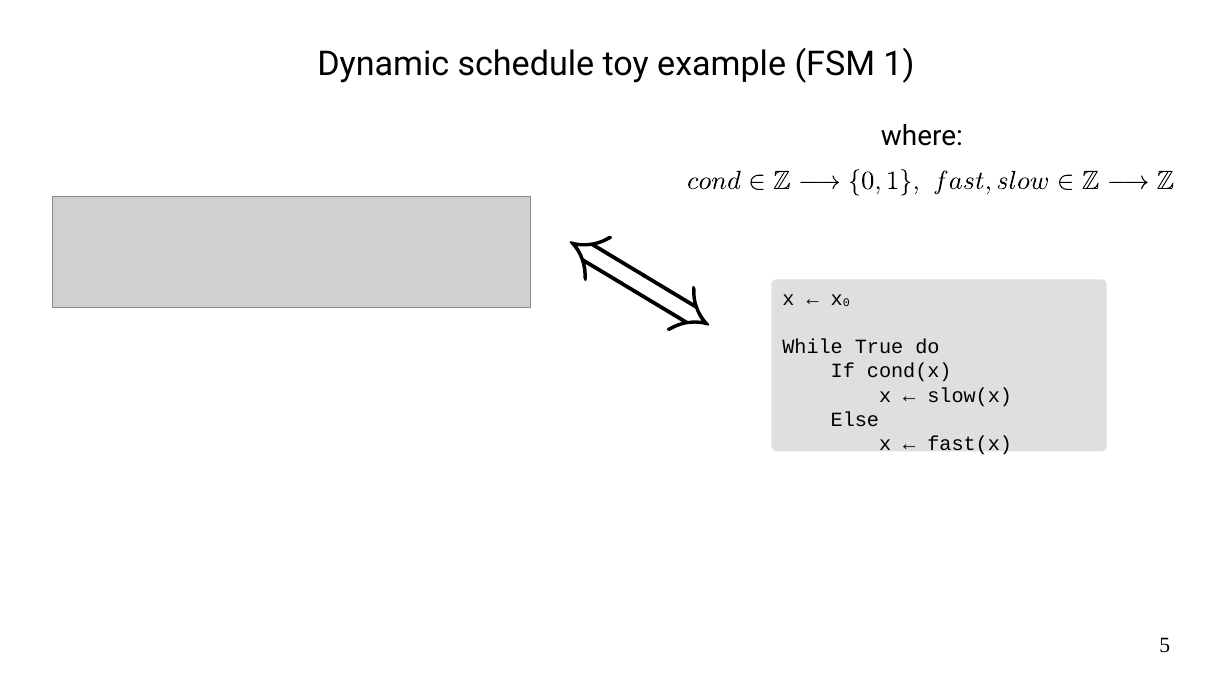
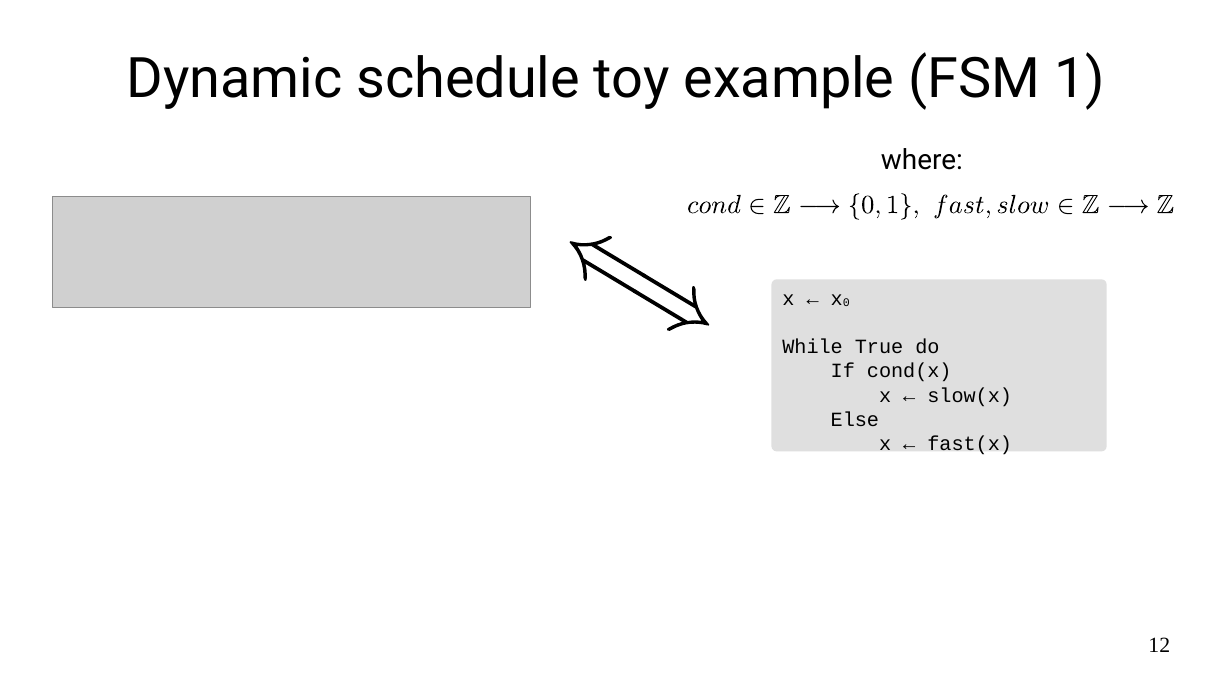
Before and after one commit to ulysse-lh/stage2024, a slide deck: slide 12 of slides/pres.odp (slide 5 before the commit). Drawn at 1232x693 pixels with LibreOffice and Linux fonts; fonts in the diff are those of the drawing; grey boxes stand for pictures. Boxes give left, top, right and bottom in pixels: in the first picture for what was removed or moved away, otherwise in the second. Text is boxed around its words. In the diff, an @@ line names an element or a change of style, - is before the commit and + after.

```diff
--- a/slides/pres.odp
+++ b/slides/pres.odp
@@ text "Dynamic schedule toy example (FSM ...": place and size @@
-text "Dynamic schedule toy example (FSM ..." at [317,48,914,83]
+text "Dynamic schedule toy example (FSM ..." at [126,52,1105,110]
@@ text "Dynamic schedule toy example (FSM ..." at [126,52,1105,110]: size 22 to 36 pt @@
@@ 29 freeform shapes, 1 text: place and size @@
-29 freeform shapes, 1 text at [689,124,1174,196]
+29 freeform shapes, 1 text at [689,148,1174,220]
@@ page number at [1148,637,1170,652]: text changed @@
-5
+12
```
Also in this commit, not shown: 11 other slides changed, 7 slides added.
